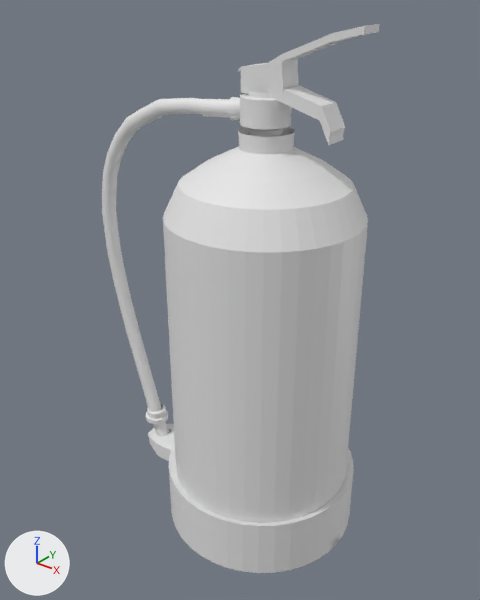
The FBX model Export Art/Motel/Interior/FireExtinguisher.fbx: old version first, new version second.
Before and after are seen from a 50 mm lens placed at (0.931, -1.262, 1.442), pointed at (-0.095, 0.021, 0.647). Arrows for +X, +Y and +Z are at lower left; the lights stay in place. The picture after the commit comes second. Where no turn or scale is listed for an object, it has been applied to the vertices. Vertices at exactly the same position are counted once.

The older version as bpy lines, for what is in view:
```python
me_cube_755 = bpy.data.meshes.new('Cube.755')
me_cube_755.from_pydata(...)  # 2889 vertices, 2677 faces; spans x -0.15..0.668, y -0.236..0.307, z -0.232..1.132
me_cube_755.materials.append(mat_material_184)  # white #e7e7e7
ob_fireextinguishernossle = bpy.data.objects.new('FireExtinguisherNossle', me_cube_755)
ob_fireextinguishernossle.location = (-0.399, -0.033, 0.225)
```
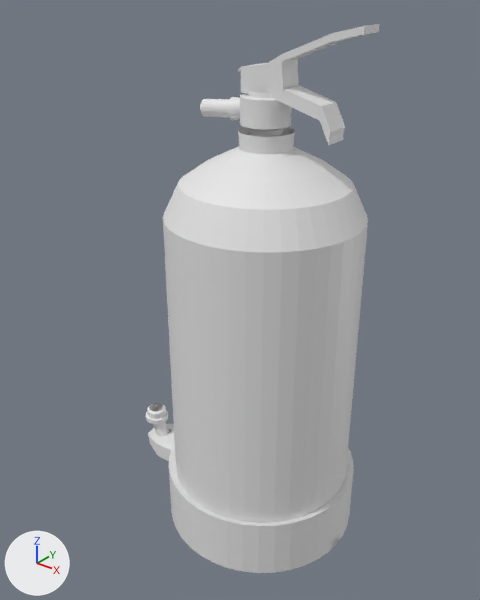
Where the change shows, as pixel boxes [x1, y1, x2, y2] in the pictures (480 x 600 px):
```json
{"object": "FireExtinguisherNossle", "change": "reshaped", "before": [102, 24, 379, 573], "after": [146, 24, 379, 573], "on screen": "16% narrower"}
{"part": 1, "of": "me_cube_755", "change": "deleted", "before": [102, 98, 203, 412]}
```

Edits to the scene script, one JSON object a line:
```json
{"block": "me_cube_755", "where": "# used by ob_fireextinguishernossle; location = (-0.399, -0.033, 0.225)"}
{"op": "remove", "block": "me_cube_755", "code": "me_cube_755.from_pydata(...)  # 2889 vertices, 2677 faces; spans x -0.15..0.668, y -0.236..0.307, z -0.232..1.132"}
{"op": "add", "block": "me_cube_755", "code": "me_cube_755.from_pydata(...)  # 1417 vertices, 1267 faces; spans x -0.036..0.668, y -0.236..0.307, z -0.232..1.132"}
{"block": "me_cube_755", "change": "me_cube_755 part 1: the loose piece of 1472 vertices spanning x -0.15..0.276, y -0.035..0.041, z -0.08..0.95 is deleted"}
```
